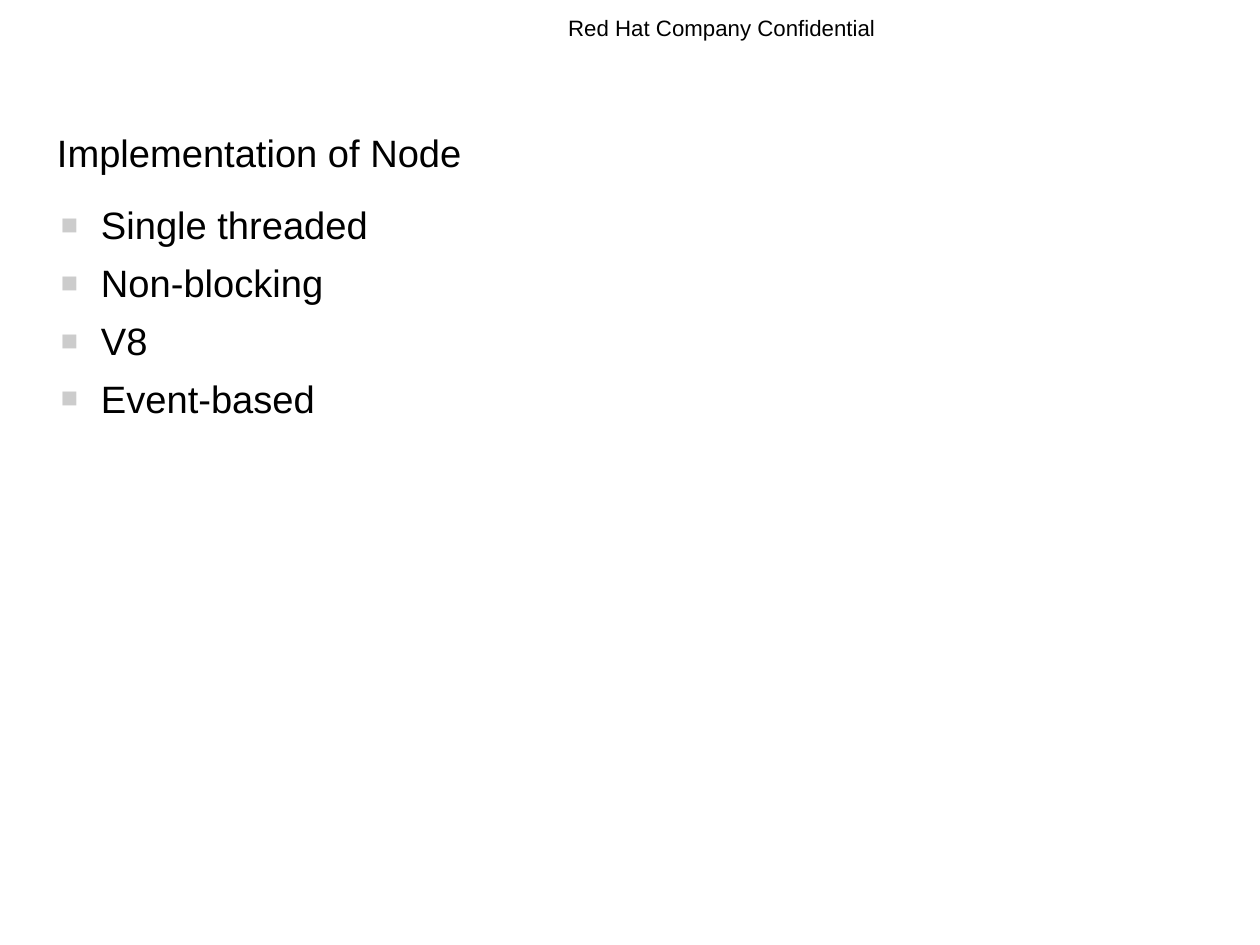
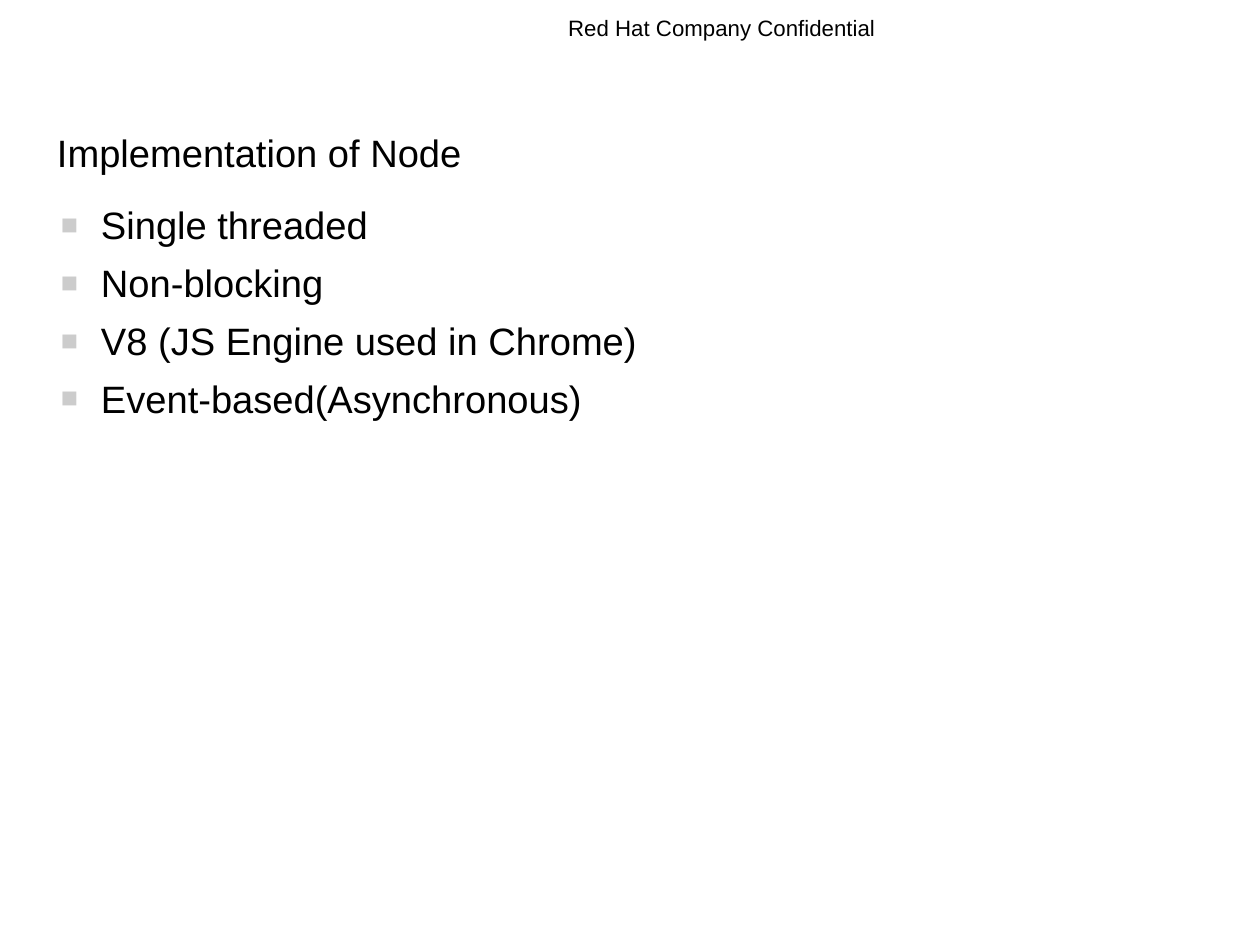
Before and after one commit to rhyw/node-trial, a slide deck: slide 10 of node-introduction.odp. Drawn at 1260x945 pixels with LibreOffice and Linux fonts; fonts in the diff are those of the drawing; background and template pictures are left out. Boxes give left, top, right and bottom in pixels: in the first picture for what was removed or moved away, otherwise in the second. Text is boxed around its words. In the diff, an @@ line names an element or a change of style, - is before the commit and + after.

```diff
--- a/node-introduction.odp
+++ b/node-introduction.odp
@@ text at (101,327,636,421): text changed @@
-■ V8
-■ Event-based
+■ V8 (JS Engine used in Chrome)
+■ Event-based(Asynchronous)
```
Also in this commit, not shown: 7 other slides changed, 3 slides added, 4 slides removed.
